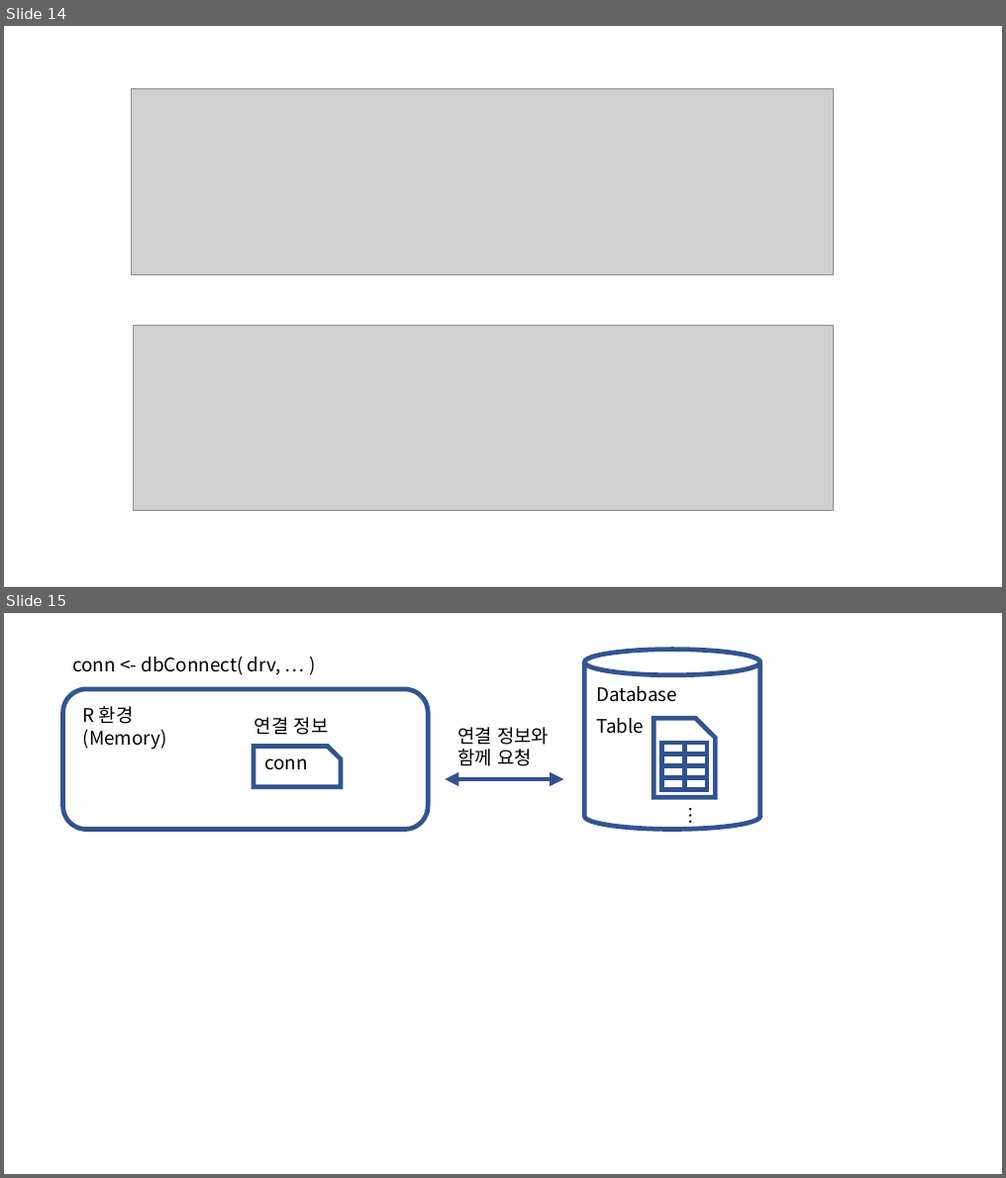
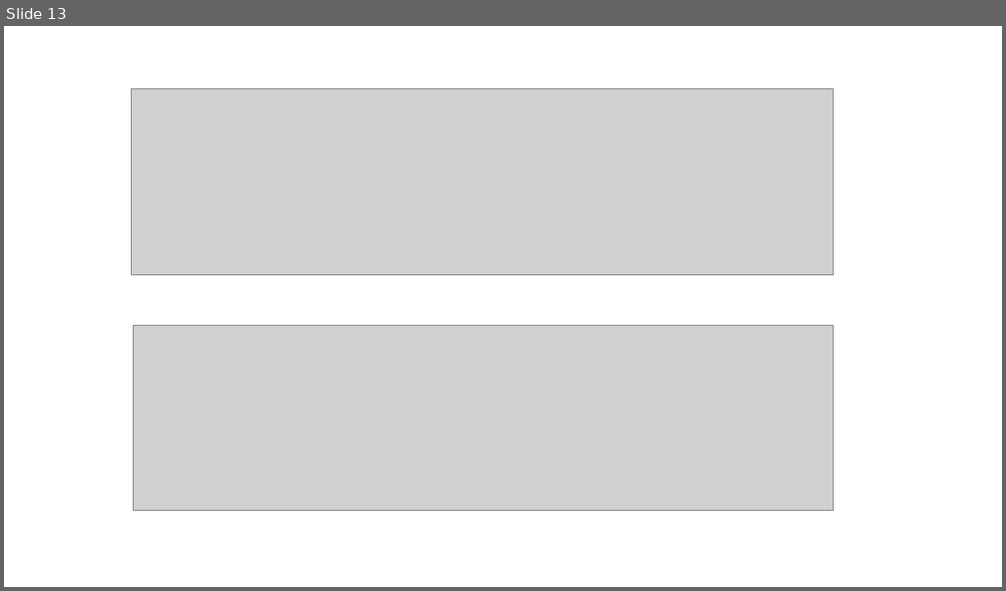
Before and after one commit to mrchypark/dabrp_classnote3, a slide deck: img/images.pptx. Shown one above the other, each under a label of ours: slides 14 and 15 before the commit, slide 13 after it. The pictures are 1006x1178 and 1006x591 pixels, drawn with LibreOffice and Linux fonts; fonts in the diff are those of the drawing; grey boxes stand for pictures. Boxes give left, top, right and bottom in pixels: in the first picture for what was removed or moved away, otherwise in the second. Text is boxed around its words. In the diff, an @@ line names an element or a change of style, - is before the commit and + after.

```diff
--- a/img/images.pptx
+++ b/img/images.pptx
@@ slide 15 removed at (4,613,1002,1174), background #FFFFFF @@
@@ text removed at (72,656,281,675) @@
-conn <- dbConnect( drv, … )
@@ cylinder removed at (585,649,761,830) @@
@@ rounded rectangle removed at (63,689,429,830) @@
@@ text removed at (596,686,677,702) @@
-Database
@@ text removed at (83,706,167,750) @@
-R 환경
-(Memory)
@@ text removed at (254,717,329,735) @@
-연결 정보
@@ text removed at (457,727,548,766) @@
-연결 정보와
-함께 요청
@@ text removed at (596,718,644,734) @@
-Table
@@ snip rect removed at (253,747,341,786) @@
@@ text removed at (264,759,308,770) @@
-conn
@@ double arrow removed from (445, 779) to (564, 779) @@
@@ group removed at (653,719,715,798): 8 rectangles, 1 snip rect @@
@@ text removed at (675,799,706,833) @@
-…
@@ what was slide 14 is now slide 13 @@
```
Also in this commit, not shown: 2 slides changed, 1 slide added, 2 other slides removed, 7 other files.
